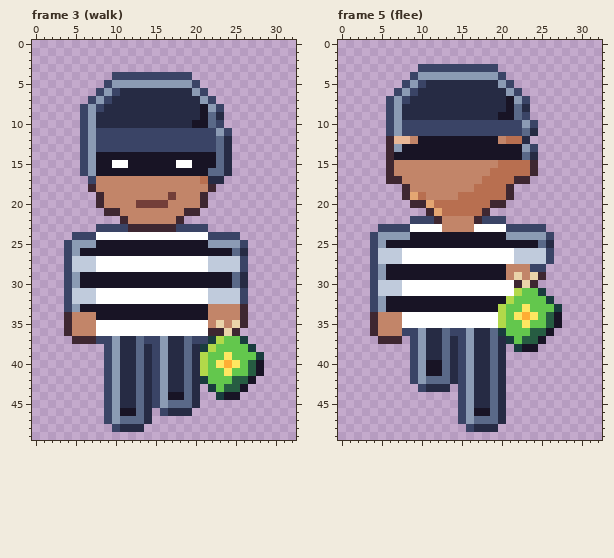
Two versions of one pixel-art file, art/depths/thief@69.aseprite. The picture above is the old version.
33x50 pixels, 8 frames. Shown: frame 3 (walk), frame 5 (flee). The commit also changed other frames, which this record leaves out.
Once edited:
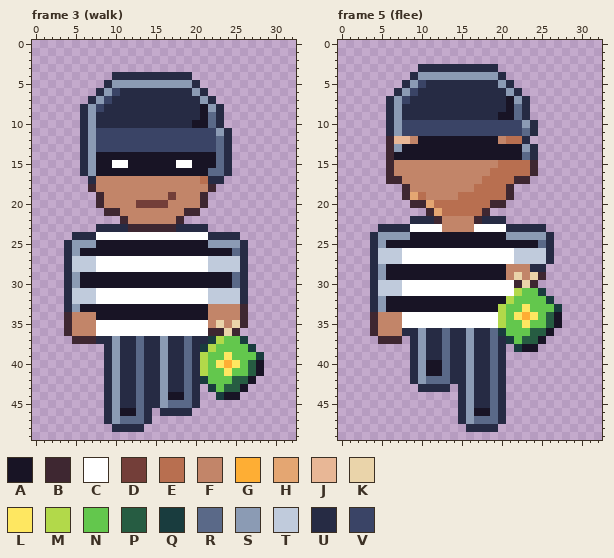
Palette (. is transparent): A #181425  B #3e2731  C #ffffff  D #733e39  E #b86f50  F #c28569  G #feae34  H #e4a672  J #e8b796  K #ead4aa  L #fee761  M #b2d94a  N #63c74d  P #265c42  Q #193c3e  R #5a6988  S #8b9bb4  T #c0cbdc  U #262b44  V #3a4466
Change:
Frame 3 (walk):
Colour V gives way to colour U in row 4 at x 10 to 19; in row 5 at x 9 and 20; in row 6 at x 8 and 21; in row 7 at x 7 and 22; in row 8 at x 6 and 23; in row 9 at x 6.
Colour V gives way to colour U in row 10 at x 6 and 23; in row 11 at x 6 and 24; in rows 12 to 16 at x 6; in row 17 at x 7; in row 23 at x 8 to 11 and 18 to 21; in row 24 at x 5 to 7 and 22 to 25.
Colour V gives way to colour U in row 25 at x 4 and 26; in row 26 at x 4; in rows 27 to 28 at x 4 and 26; in rows 29 to 30 at x 4; in rows 31 to 32 at x 4 and 26; in row 33 at x 4.
Colour V gives way to colour U in row 37 at x 8 to 9, 14 to 15 and 20 to 21; in rows 38 to 45 at x 9 and 15; in row 46 at x 9 and 16; in row 47 at x 9; in row 48 at x 10.
Frame 5 (flee):
Colour V gives way to colour U in row 3 at x 10 to 19; in row 4 at x 9 and 20; in row 5 at x 8 and 21; in row 6 at x 7 and 22; in row 7 at x 6 and 23; in row 8 at x 6.
Colour V gives way to colour U in row 9 at x 6 and 23; in row 10 at x 6 and 24; in row 11 at x 6; in row 13 at x 24; in row 22 at x 9 to 11 and 18 to 20; in row 23 at x 5 to 8 and 21 to 25.
Colour V gives way to colour U in row 24 at x 4 and 26; in row 25 at x 4; in rows 26 to 27 at x 4 and 26; in row 28 at x 4 and 24 to 25; in rows 29 to 33 at x 4; in row 36 at x 8 to 9 and 14 to 15.
Colour V gives way to colour U in rows 37 to 42 at x 9 and 15; in row 43 at x 10 and 15; in rows 44 to 47 at x 15; in row 48 at x 16.
